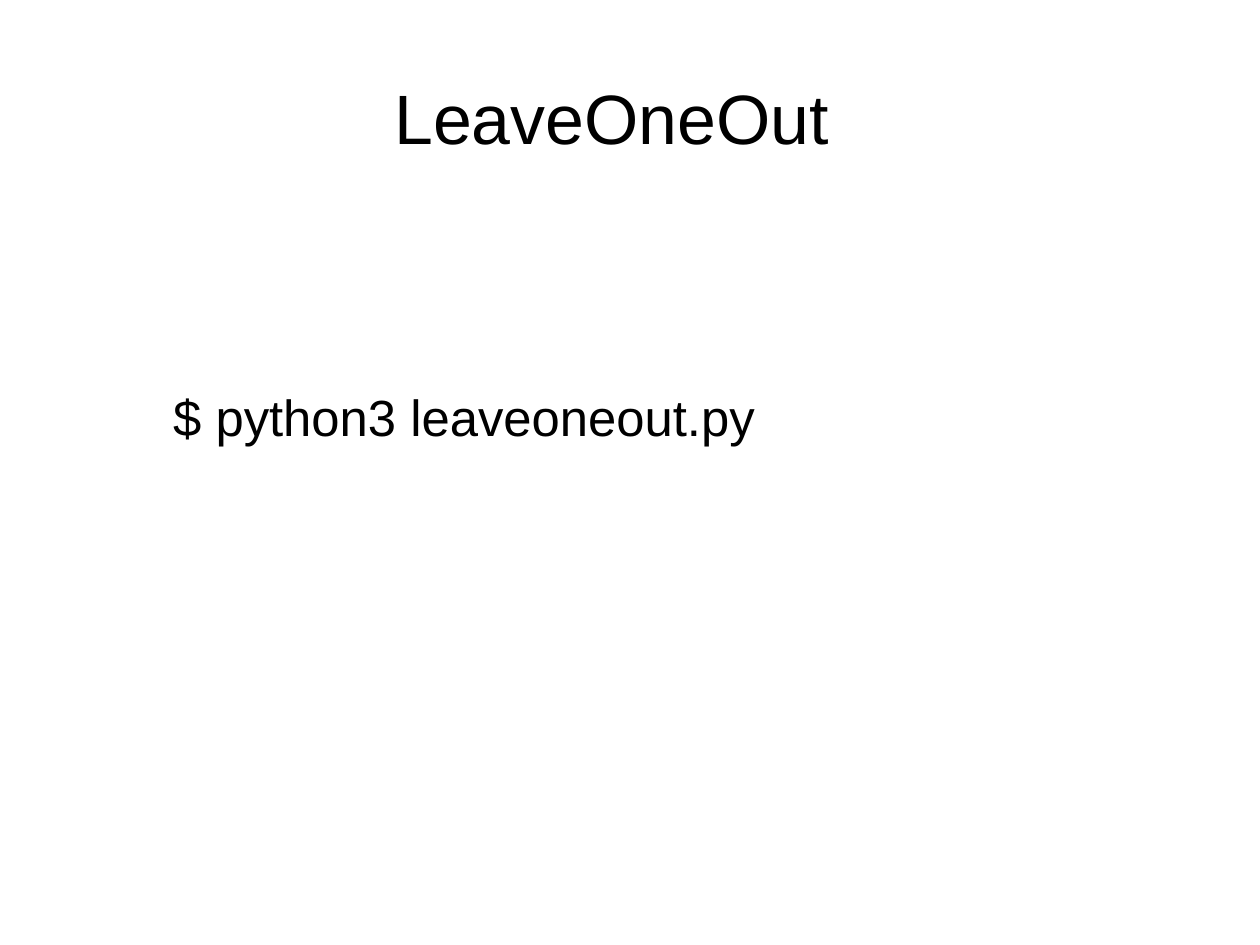
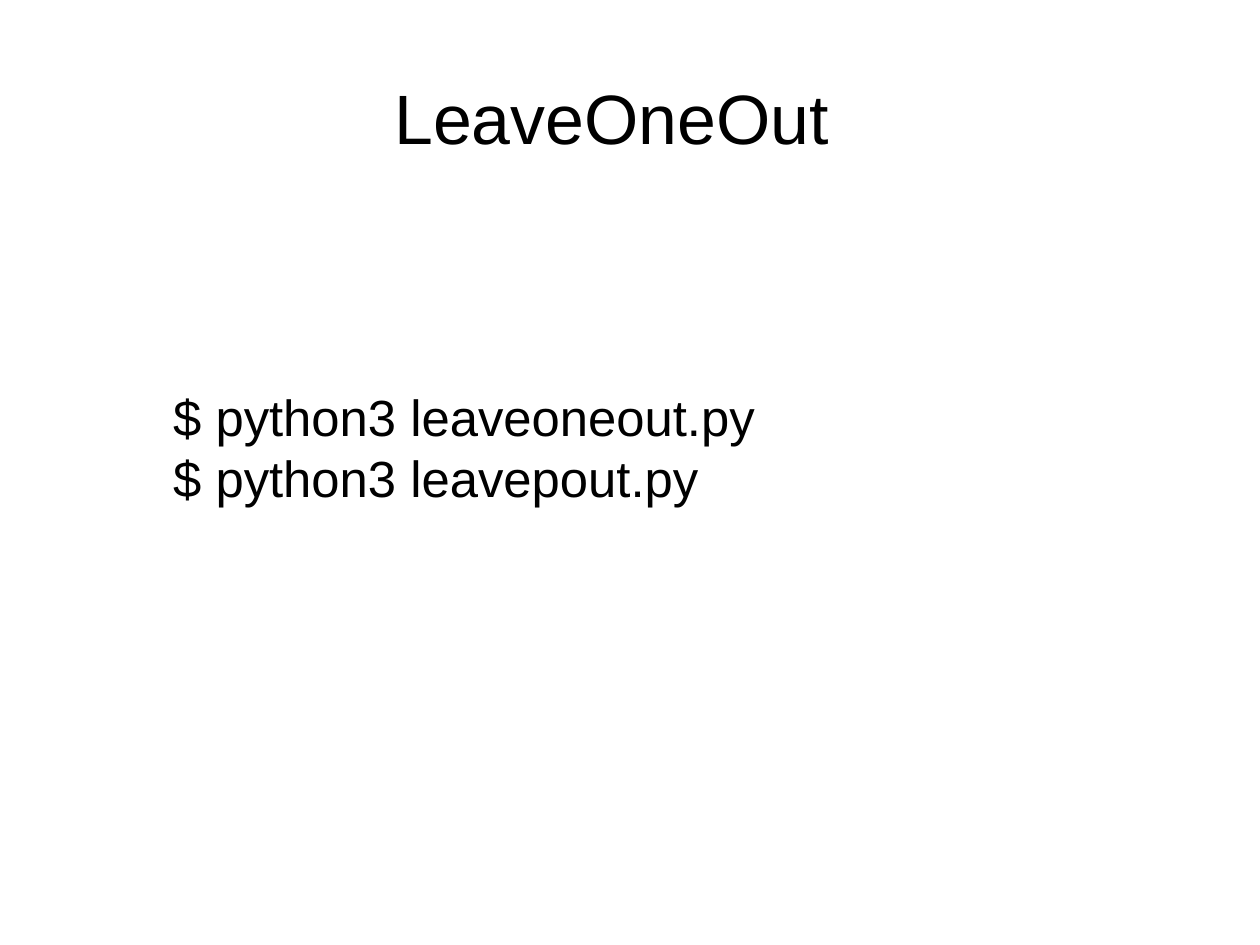
Before and after one commit to davidam/python-examples, a slide deck: slide 32 of presentations/scikit.odp. Drawn at 1260x945 pixels with LibreOffice and Linux fonts; fonts in the diff are those of the drawing. Boxes give left, top, right and bottom in pixels: in the first picture for what was removed or moved away, otherwise in the second. Text is boxed around its words. In the diff, an @@ line names an element or a change of style, - is before the commit and + after.

```diff
--- a/presentations/scikit.odp
+++ b/presentations/scikit.odp
@@ text at bbox=[216, 460, 698, 508]: paragraph added @@
+$ python3 leavepout.py
```
Also in this commit, not shown: 1 other slide changed, 2 slides added, 2 slides removed.
